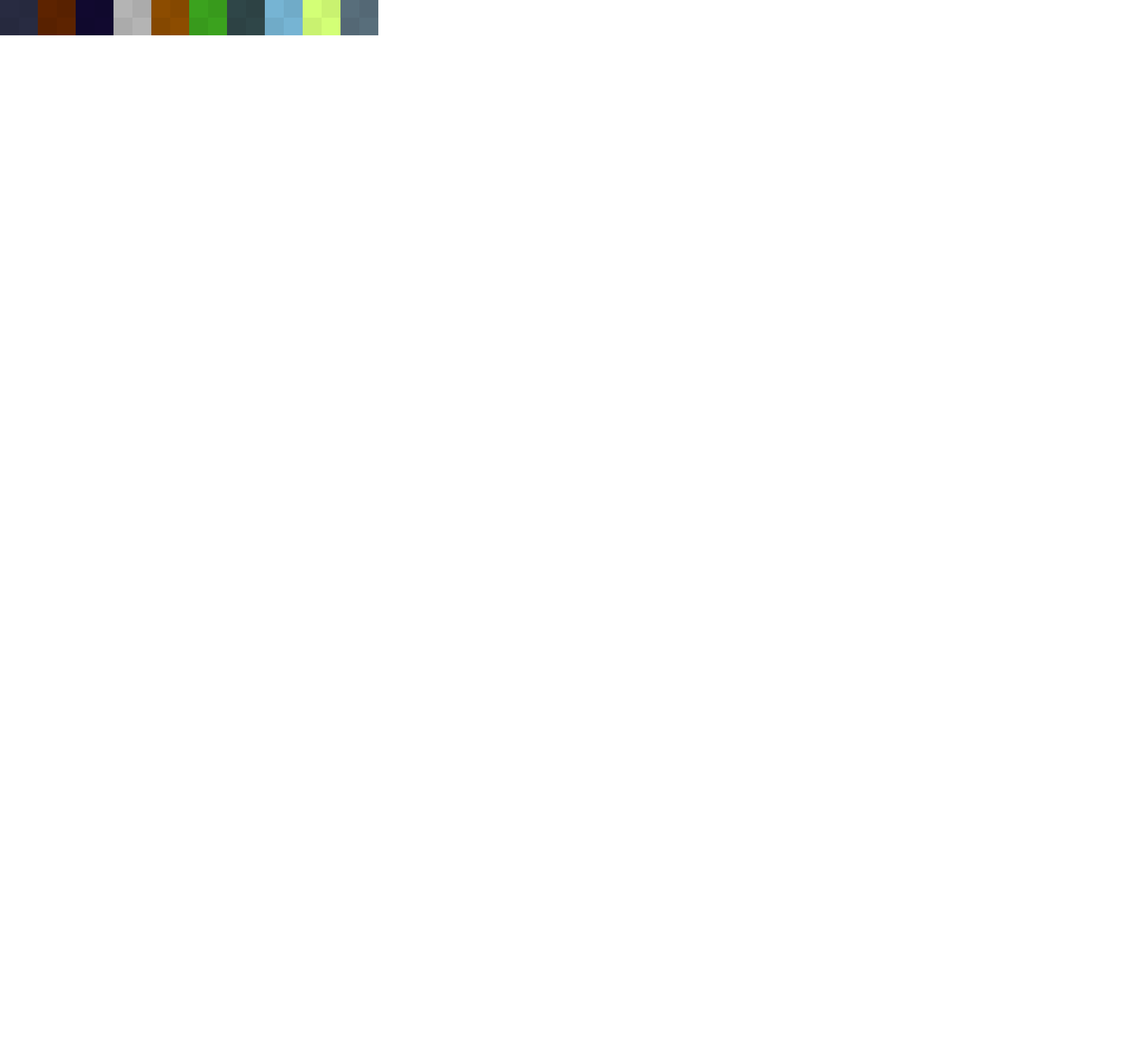
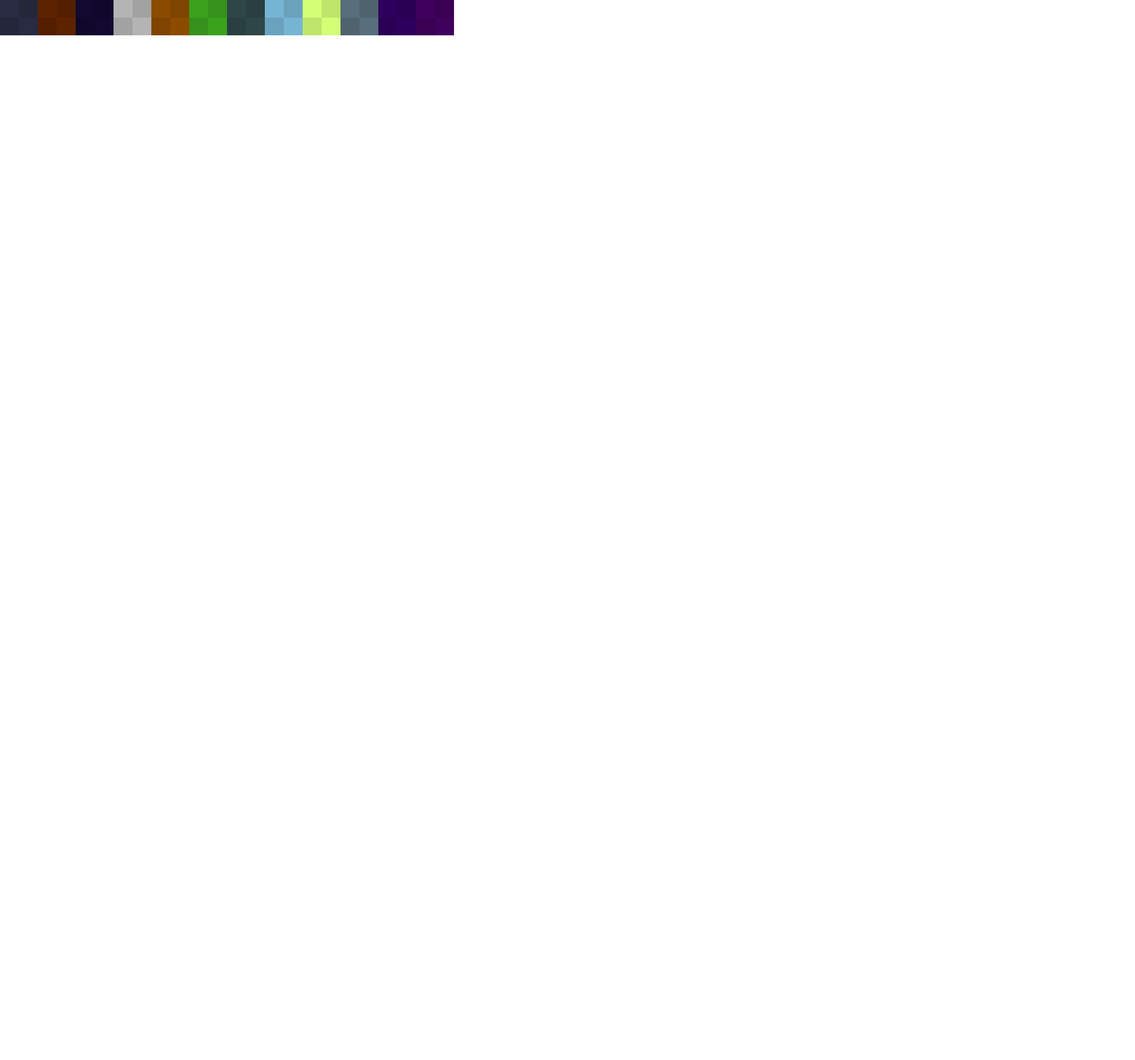
Layers edited between the first and the second 1135 × 1060 image:
"Paint Layer 1": opacity 5% → 10%, painted on it over [0, 0, 455, 36]
painted on "Background" over [0, 0, 455, 36]
